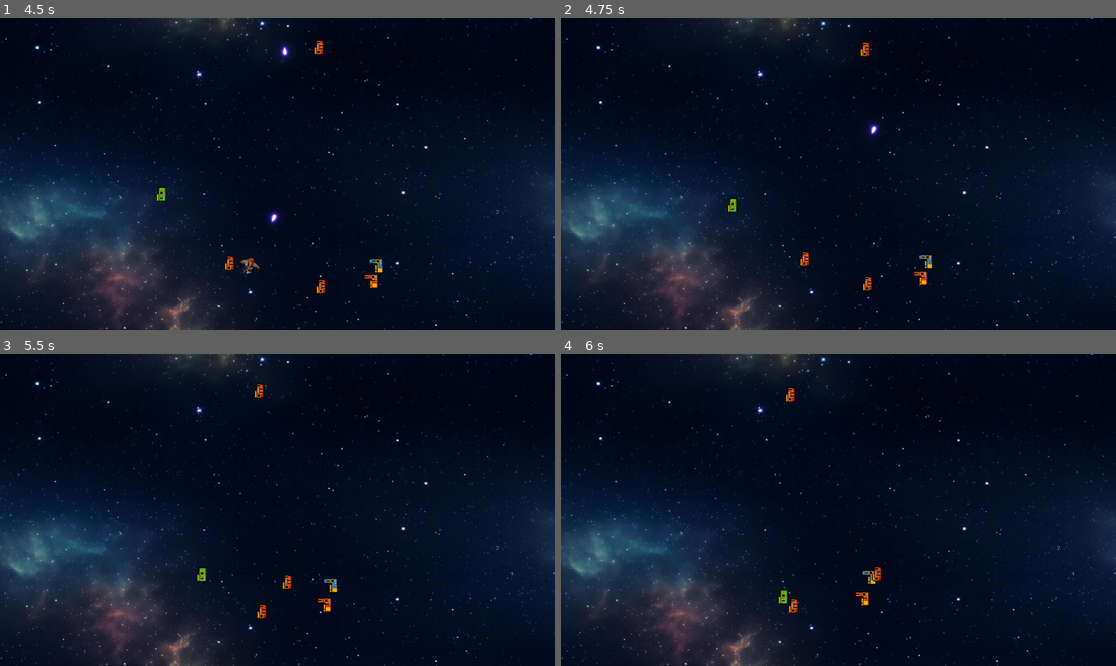
Above: before the commit, frames 1-4 (two rows, left to right).
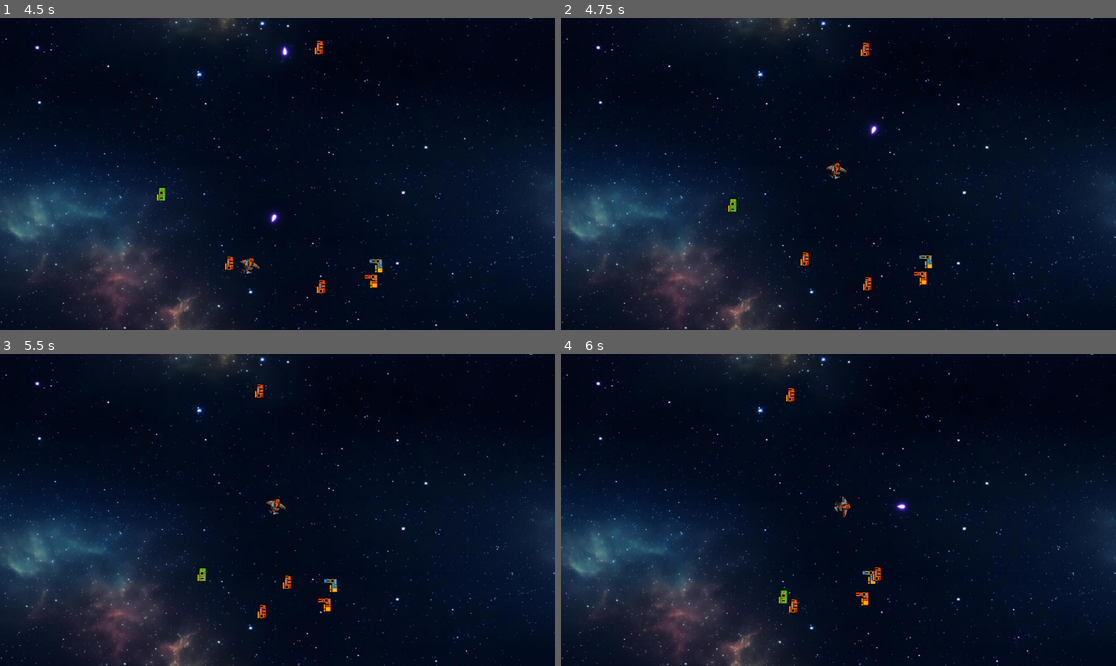
Above: after the commit, the same moments.

Repository: lavoiceC/Game-Design-Project
Game: Godot game, scene res://system.tscn
Same seed, same stepped clock (60 frames per second), same inputs: the game is played once before the commit and once after it.
Inputs:
- Up to frame 1 (4.5 s): click "Start Game" at 0.5 s; hold Up (ui_up) 1.28-2.78 s; tap Space (shoot) every 0.75 s from 1.35 to 4.35 s; hold Left (ui_left) 2.78-4.28 s; hold Down (ui_down) from 4.28 s (still down)
- Up to frame 2 (4.75 s): keep holding Down (ui_down)
- Up to frame 3 (5.5 s): release Down (ui_down) at 5.03 s; hold Right (ui_right) from 5.03 s (still down); tap Space (shoot) at 5.1 s
- Up to frame 4 (6 s): release Right (ui_right) at 5.78 s; hold Up (ui_up) from 5.78 s (still down); tap Space (shoot) at 5.85 s

Frame 1 is identical in both runs. In frame 2, less than 0.1% of the frame differs, in the area x 47-52%, y 46-52%; in frame 3, less than 0.1%; in frame 4, 0.2%, in the area x 49-63%, y 45-53%.

Commit message:
Extra push for Jose

Diff:
--- a/player.gd
+++ b/player.gd
@@ -1,10 +1,13 @@
 extends CharacterBody2D
+class_name Player
 signal player_died
+@export var player_lives: int = 3
 @export var thrust_power: float = 175.0
 @export var rotation_speed: float = 4.0
 @export var friction: float = 0.5
 @export var max_speed: float = 200.0
 @export var laser_scene: PackedScene
+var starting_pos:Vector2 = Vector2(576,324)
 var screen_size: Vector2
 var LASER_SCENE = preload("res://laser.tscn")
 @onready var shoot_sound = $ShootSound
@@ -64,14 +67,26 @@
 	set_deferred("collision_layer", 0)
 	set_deferred("collision_mask", 0)
 	set_physics_process(false)
-	player_died.emit()
-
+	player_lives -= 1
+	print(player_lives)
+	if player_lives <= 0:
+		player_died.emit()
+	else:
+		respawn(starting_pos)
 func respawn(start_pos: Vector2):
 	global_position = start_pos
 	velocity = Vector2.ZERO
 	rotation = 0
 	show()
+	await get_tree().create_timer(0.2).timeout
+	hide()
+	await get_tree().create_timer(0.2).timeout
+	show()
+	await get_tree().create_timer(0.2).timeout
+	hide()
+	await get_tree().create_timer(0.2).timeout
+	show()
 	set_physics_process(true)
+	await get_tree().create_timer(4.0).timeout
 	set_deferred("collision_layer", 1)
 	set_deferred("collision_mask", 1)
-	await get_tree().create_timer(2.0).timeout
